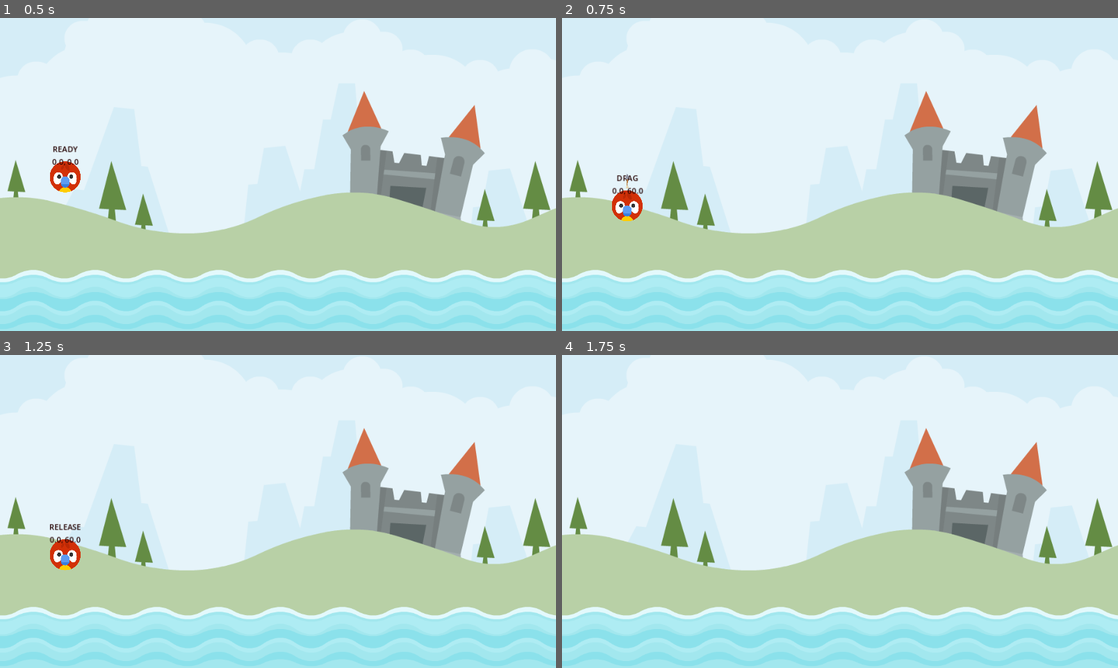
Above: before the commit, frames 1-4 (two rows, left to right).
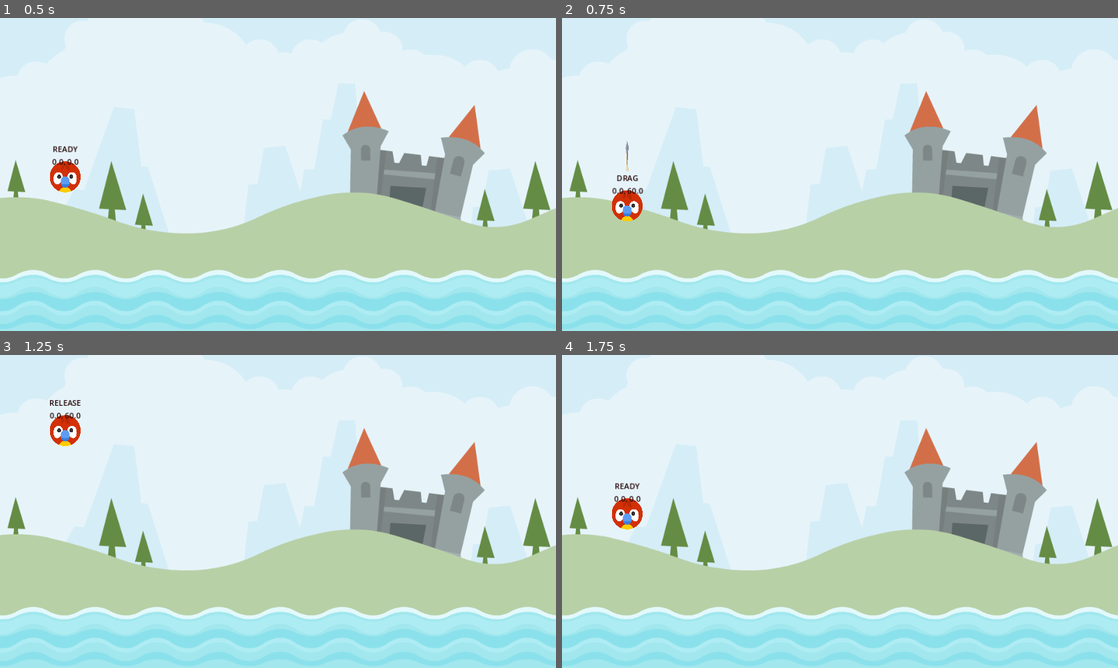
Above: after the commit, the same moments.

Repository: davidzywiec/angry_animals
Game: Godot game, scene res://Scenes/Level/level.tscn
Two runs of this game, one before a commit and one after it. Both use one fixed random seed, a clock stepped at 60 frames per second and the inputs below.
Inputs (mouse positions are in pixels of both pictures, inside the frame that each line leads up to):
- Up to frame 1 (0.5 s): no input
- Up to frame 2 (0.75 s): tap Enter at 0.5 s; drag from (628, 177) to (840, 324) at 0.52 s
- Up to frame 3 (1.25 s): no input
- Up to frame 4 (1.75 s): drag from (728, 527) to (840, 661) at 1.27 s

Frame 1 is identical in both runs. In frame 2, less than 0.1% of the frame differs, in the area x 11-12%, y 39-55%; in frame 3, 1.1%, in the area x 8-15%, y 14-69%; in frame 4, 0.5%.

Commit message:
feat(cups): add cup scene
Implement cups feature which the animal will land on and then when fully sleeping respawn

Diff:
--- a/Scenes/Animal/animal.gd
+++ b/Scenes/Animal/animal.gd
@@ -11,18 +11,28 @@
 var arrow : Node2D = $Arrow
 @onready
 var stretch_sound : AudioStreamPlayer2D = $Arrow/StretchSound
+@onready
+var launch_sound: AudioStreamPlayer2D = $LaunchSound
+@onready
+var kick_sound : AudioStreamPlayer2D = $KickSound
 
 var _start : Vector2
 const DRAG_LIMIT_MIN : Vector2 = Vector2(-60,0)
 const DRAG_LIMIT_MAX : Vector2 = Vector2(0,60)
+const IMPULSE_MAX : float = 1200.0
+const IMPULSE_BOOST: float = 20.0
 var _drag_start : Vector2
 var _drag_vector : Vector2
 var prev_drag_vector : Vector2
+var arrow_scale_x
 
 # Called when the node enters the scene tree for the first time.
 func _ready() -> void:
+	arrow_scale_x = arrow.scale.x
 	onscreen_notifier.screen_exited.connect(die)
 	self.input_event.connect(process_input_event)
+	self.sleeping_state_changed.connect(check_sleep)
+	self.body_entered.connect(play_kick_sound)
 	_start = position
 	arrow.hide()
 
@@ -32,6 +42,13 @@
 	state_label.text = "%s\n" % ANIMAL_STATE.keys()[_state]
 	state_label.text += "%.1f, %.1f" % [_drag_vector.x, _drag_vector.y]
 
+func get_impulse() -> Vector2:
+	return _drag_vector * -1 * IMPULSE_BOOST
+
+func scale_and_point_arrow() -> void:
+	var scale_perc = get_impulse().length() / IMPULSE_MAX
+	arrow.scale.x = (arrow_scale_x * scale_perc) + arrow_scale_x
+	arrow.rotation = (_start - position).angle()
 
 func update(delta) -> void:
 	match _state:
@@ -52,7 +69,7 @@
 	#Move animal with the vector difference limited
 	play_stretch_sound()
 	position = _start + get_drag_vector(get_global_mouse_position())
-	point_arrow()
+	scale_and_point_arrow()
 
 
 func detect_release() -> bool:
@@ -67,12 +84,22 @@
 func set_new_state(new_state: ANIMAL_STATE) -> void:
 	_state = new_state
 	if _state == ANIMAL_STATE.RELEASE:
-		freeze = false
-		arrow.hide()
+		set_release_state()
 	elif _state == ANIMAL_STATE.DRAG:
-		#Set the drag start to get difference between mouse and center start of animal
-		_drag_start = get_global_mouse_position()
-		arrow.show()
+		set_drag_state()
+
+
+func set_release_state() -> void:
+	freeze = false
+	arrow.hide()
+	#Apply impuse
+	apply_central_impulse(get_impulse())
+	launch_sound.play()
+
+func set_drag_state() -> void:
+	#Set the drag start to get difference between mouse and center start of animal
+	_drag_start = get_global_mouse_position()
+	arrow.show()
 
 
 #Process whether user is grabbing the bird to pull
@@ -81,14 +108,19 @@
 		set_new_state(ANIMAL_STATE.DRAG)
 
 
+func check_sleep() ->void:
+	if sleeping == true:
+		call_deferred("die")
+
 
 func die() -> void:
 	SignalManager.die.emit()
 	queue_free()
 
-func point_arrow() -> void:
-	arrow.rotation = (_start - position).angle()
-
 func play_stretch_sound() -> void:
 	if (prev_drag_vector - _drag_vector).length() > 0 and stretch_sound.playing == false:
 		stretch_sound.play()
+
+func play_kick_sound(body: Node) -> void:
+	if kick_sound.playing == false:
+		kick_sound.play()
--- a/Scenes/Animal/animal.tscn
+++ b/Scenes/Animal/animal.tscn
@@ -1,15 +1,23 @@
-[gd_scene load_steps=5 format=3 uid="uid://dbmwy1f0a3qs5"]
+[gd_scene load_steps=8 format=3 uid="uid://dbmwy1f0a3qs5"]
 
 [ext_resource type="Script" path="res://Scenes/Animal/animal.gd" id="1_a6yyv"]
 [ext_resource type="Texture2D" uid="uid://dxts56q82u66o" path="res://assets/player/parrot.png" id="1_k1ic4"]
 [ext_resource type="PackedScene" uid="uid://832dm7wxiwvt" path="res://Scenes/Animal/arrow.tscn" id="3_prkkg"]
+[ext_resource type="AudioStream" uid="uid://chbkwlosbrh0b" path="res://assets/audio/catapult.ogg" id="4_wqiyp"]
+[ext_resource type="AudioStream" uid="uid://e0spebmb5wis" path="res://assets/audio/kick_wood.ogg" id="5_i7fix"]
+
+[sub_resource type="PhysicsMaterial" id="PhysicsMaterial_jlahj"]
+bounce = 0.2
 
 [sub_resource type="CircleShape2D" id="CircleShape2D_1n702"]
 radius = 32.5576
 
 [node name="Animal" type="RigidBody2D"]
 input_pickable = true
+physics_material_override = SubResource("PhysicsMaterial_jlahj")
 freeze = true
+contact_monitor = true
+max_contacts_reported = 1
 script = ExtResource("1_a6yyv")
 
 [node name="Sprite2D" type="Sprite2D" parent="."]
@@ -39,3 +47,9 @@
 vertical_alignment = 1
 
 [node name="Arrow" parent="." instance=ExtResource("3_prkkg")]
+
+[node name="LaunchSound" type="AudioStreamPlayer2D" parent="."]
+stream = ExtResource("4_wqiyp")
+
+[node name="KickSound" type="AudioStreamPlayer2D" parent="."]
+stream = ExtResource("5_i7fix")
--- /dev/null
+++ b/Scenes/Cup/cup.tscn
@@ -0,0 +1,24 @@
+[gd_scene load_steps=3 format=3 uid="uid://bh60i2kg3wyq"]
+
+[ext_resource type="Texture2D" uid="uid://cyqmuuowgse67" path="res://assets/env/elementWood004.png" id="1_2dvmm"]
+[ext_resource type="Texture2D" uid="uid://cpwypu25q0s1x" path="res://assets/env/elementWood015.png" id="2_qj3cq"]
+
+[node name="Cup" type="StaticBody2D"]
+scale = Vector2(0.5, 0.5)
+
+[node name="Sprites" type="Node2D" parent="."]
+
+[node name="Wood_Left" type="Sprite2D" parent="Sprites"]
+position = Vector2(-72, -68)
+texture = ExtResource("1_2dvmm")
+
+[node name="Wood_Right" type="Sprite2D" parent="Sprites"]
+position = Vector2(72, -68)
+texture = ExtResource("1_2dvmm")
+flip_h = true
+
+[node name="Sprite2D" type="Sprite2D" parent="Sprites"]
+texture = ExtResource("2_qj3cq")
+
+[node name="CollisionPolygon2D" type="CollisionPolygon2D" parent="."]
+polygon = PackedVector2Array(-105, -100, -109, 32, 107, 34, 105, -100, 35, -34, -39, -34)
--- a/Scenes/Level/level.tscn
+++ b/Scenes/Level/level.tscn
@@ -1,8 +1,9 @@
-[gd_scene load_steps=4 format=3 uid="uid://3xcc4qqlefnh"]
+[gd_scene load_steps=5 format=3 uid="uid://3xcc4qqlefnh"]
 
 [ext_resource type="Texture2D" uid="uid://bqbntp7p6a3op" path="res://assets/scene/colored_castle.png" id="1_65chg"]
 [ext_resource type="Script" path="res://Scenes/Level/level.gd" id="1_jmigm"]
 [ext_resource type="PackedScene" uid="uid://b2b0rxkdkej12" path="res://Scenes/Water/water.tscn" id="2_8pg8x"]
+[ext_resource type="PackedScene" uid="uid://bh60i2kg3wyq" path="res://Scenes/Cup/cup.tscn" id="4_lpvh7"]
 
 [node name="Level" type="Node2D"]
 script = ExtResource("1_jmigm")
@@ -17,3 +18,12 @@
 
 [node name="SpawnMarker" type="Marker2D" parent="."]
 position = Vector2(135, 329)
+
+[node name="Cup" parent="." instance=ExtResource("4_lpvh7")]
+position = Vector2(354, 454)
+
+[node name="Cup2" parent="." instance=ExtResource("4_lpvh7")]
+position = Vector2(531, 313)
+
+[node name="Cup3" parent="." instance=ExtResource("4_lpvh7")]
+position = Vector2(757, 354)
Not shown, changed: assets/audio/kick_wood.ogg.import
